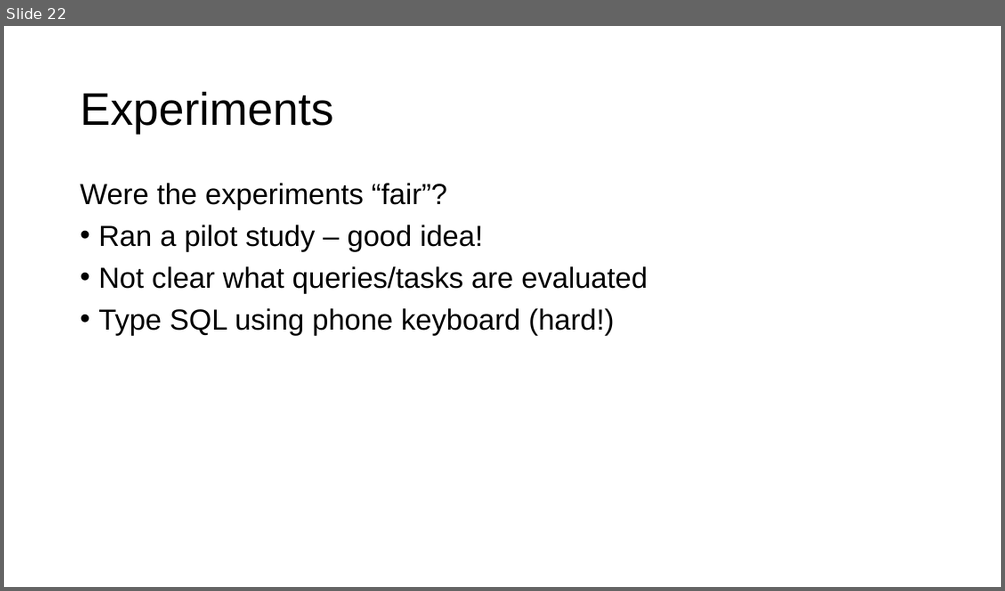
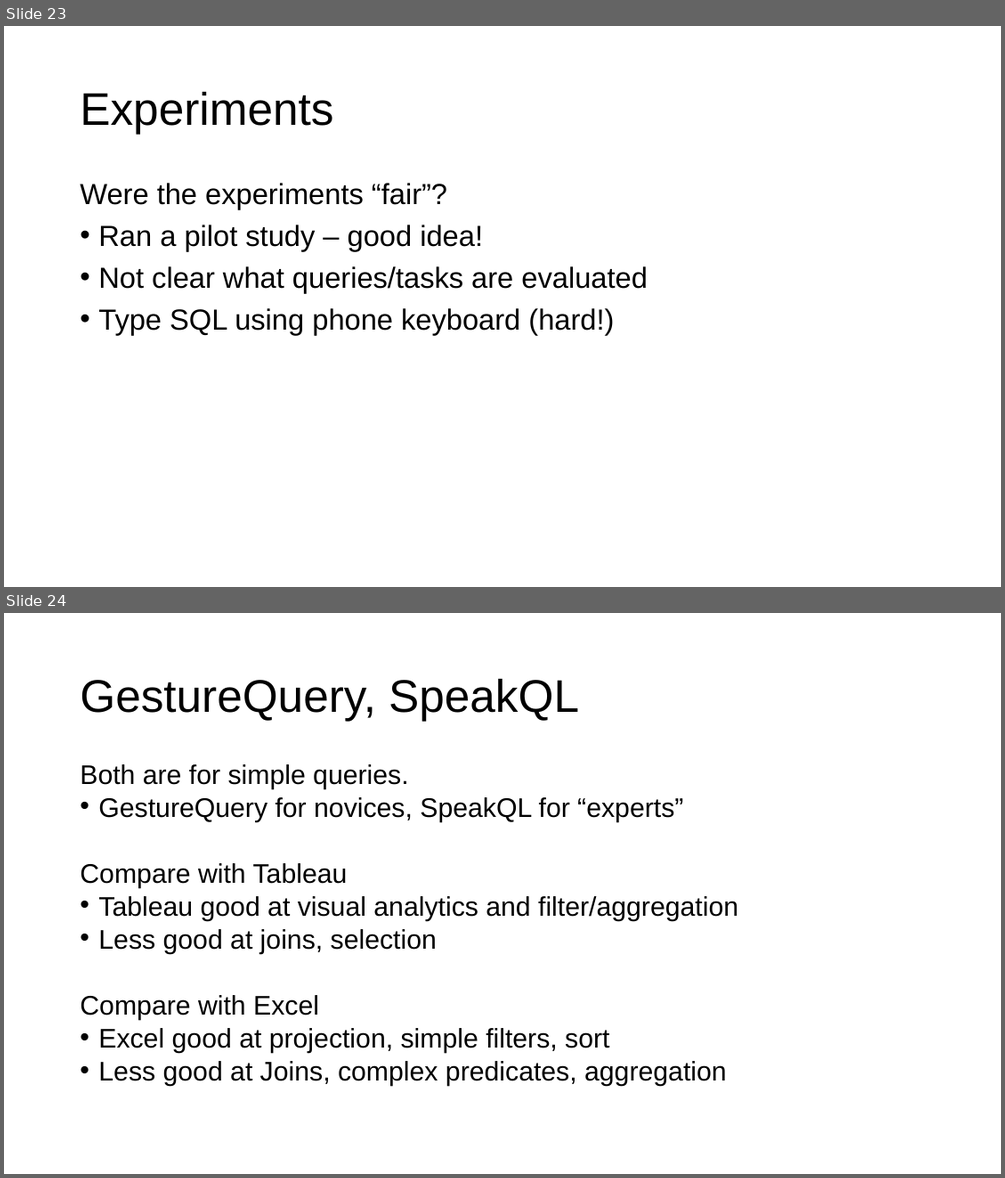
Before and after one commit to columbiaviz/columbiaviz.github.io, a slide deck: 2020s_w6998/lecs/08_modalities.pptx. Shown one above the other, each under a label of ours: slide 22 before the commit, slides 23 and 24 after it. The pictures are 1005x591 and 1005x1178 pixels, drawn with LibreOffice and Linux fonts; fonts in the diff are those of the drawing. Boxes give left, top, right and bottom in pixels: in the first picture for what was removed or moved away, otherwise in the second. Text is boxed around its words. In the diff, an @@ line names an element or a change of style, - is before the commit and + after.

```diff
--- a/2020s_w6998/lecs/08_modalities.pptx
+++ b/2020s_w6998/lecs/08_modalities.pptx
@@ slide 24 added at [4, 613, 1001, 1174], background #FFFFFF @@
@@ title added at [80, 678, 579, 721], 44 pt, text #000000 @@
+GestureQuery, SpeakQL
@@ text added at [80, 764, 738, 1086], 25.9 pt, text #000000 @@
+Both are for simple queries.
+• GestureQuery for novices, SpeakQL for “experts”
+Compare with Tableau
+• Tableau good at visual analytics and filter/aggregation
+• Less good at joins, selection
+Compare with Excel
+• Excel good at projection, simple filters, sort
+• Less good at Joins, complex predicates, aggregation
@@ what was slide 22 is now slide 23 @@
```
Also in this commit, not shown: 1 other slide added.
